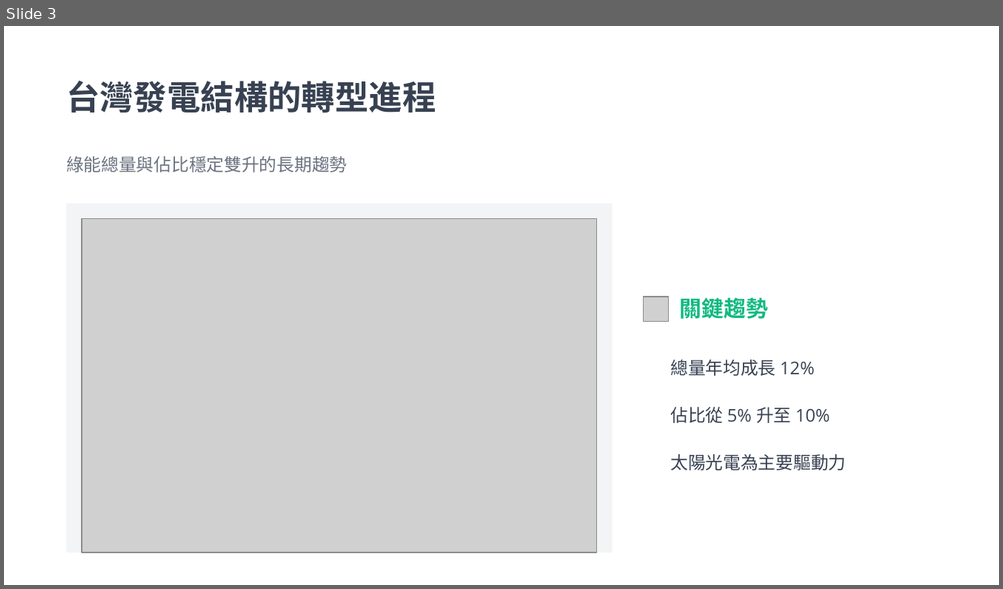
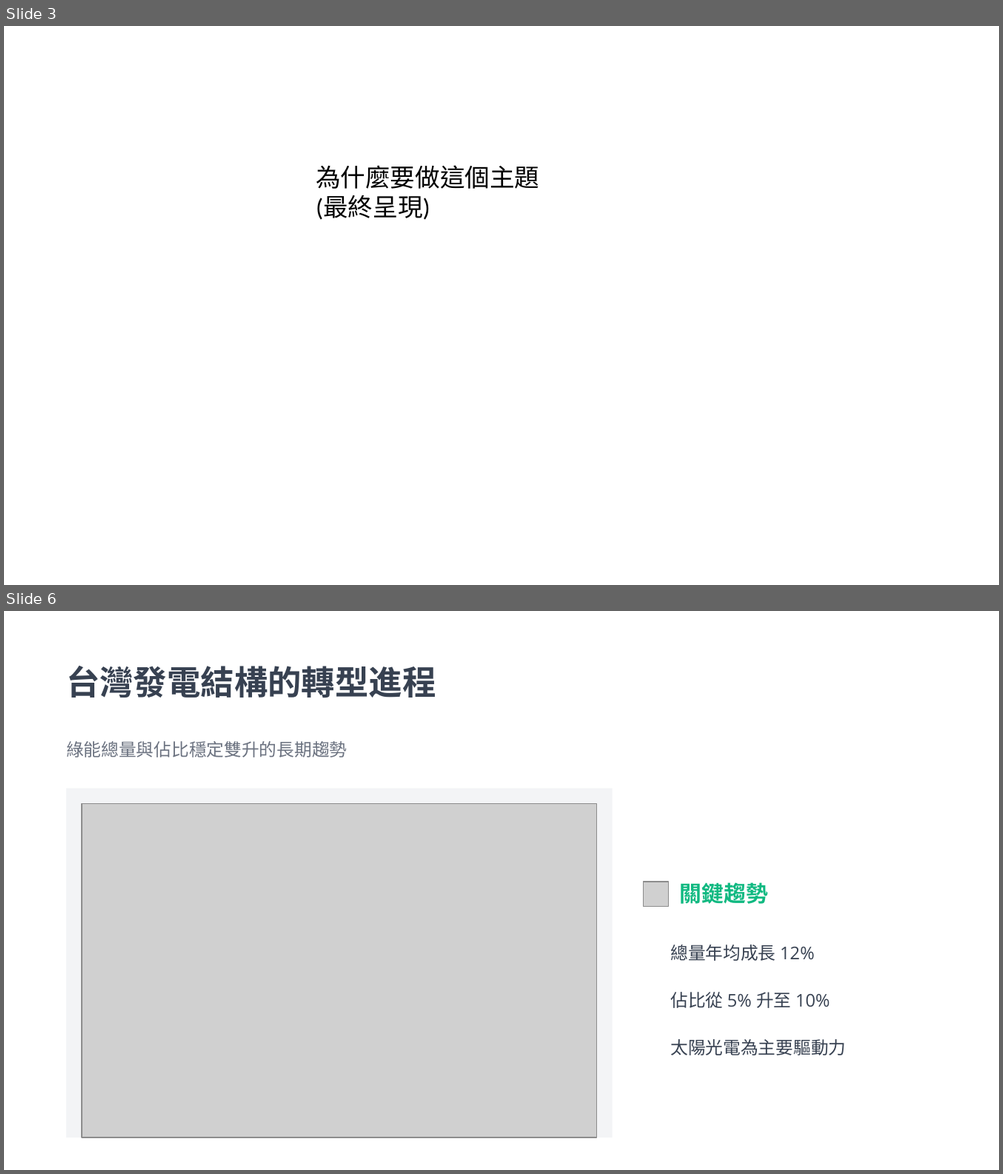
Before and after one commit to siingt/electricity_data, a slide deck: 台灣科學園區未來電力應用與發展_v2.pptx. Shown one above the other, each under a label of ours: slide 3 before the commit, slides 3 and 6 after it; the slides between them are not shown. The pictures are 1003x589 and 1003x1174 pixels, drawn with LibreOffice and Linux fonts; fonts in the diff are those of the drawing; grey boxes stand for pictures; background and template pictures are left out. Boxes give left, top, right and bottom in pixels: in the first picture for what was removed or moved away, otherwise in the second. Text is boxed around its words. In the diff, an @@ line names an element or a change of style, - is before the commit and + after.

```diff
--- a/台灣科學園區未來電力應用與發展_v2.pptx
+++ b/台灣科學園區未來電力應用與發展_v2.pptx
@@ slide 3 added at (4, 26, 999, 585), background #FFFFFF @@
@@ text added at (316, 165, 539, 220), 18 pt, text #000000 @@
+為什麼要做這個主題
+(最終呈現)
@@ what was slide 3 is now slide 6 @@
```
Also in this commit, not shown: 2 other slides added.
